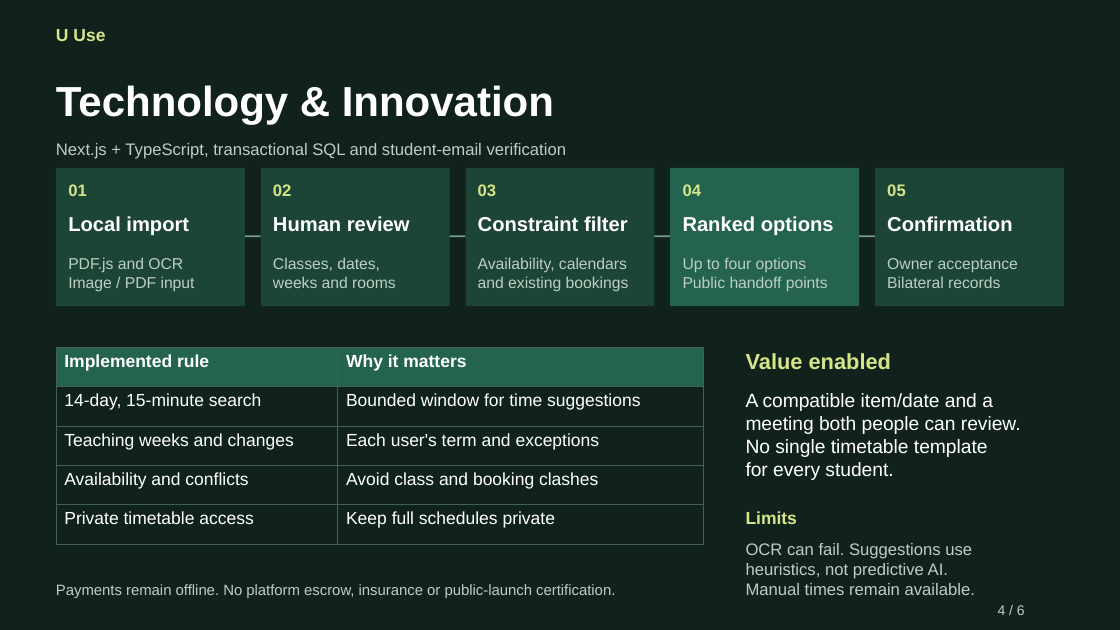
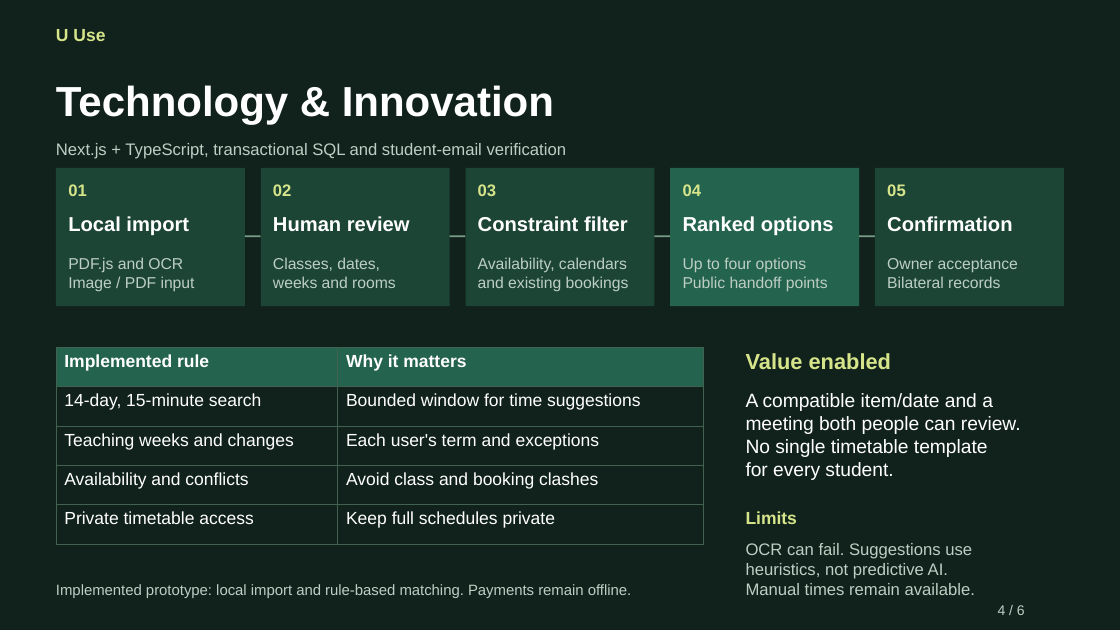
Before and after one commit to Rita020903/U-Use, a slide deck: slide 4 of A1_Current/UUse_A1_6_Slides.pptx. Drawn at 1120x630 pixels with LibreOffice and Linux fonts; fonts in the diff are those of the drawing. Boxes give left, top, right and bottom in pixels: in the first picture for what was removed or moved away, otherwise in the second. Text is boxed around its words. In the diff, an @@ line names an element or a change of style, - is before the commit and + after.

```diff
--- a/A1_Current/UUse_A1_6_Slides.pptx
+++ b/A1_Current/UUse_A1_6_Slides.pptx
@@ text at <box>56,584,631,598</box>: text changed @@
-Payments remain offline. No platform escrow, insurance or public-launch certification.
+Implemented prototype: local import and rule-based matching. Payments remain offline.
```
Also in this commit, not shown: 5 other slides changed, 7 other files.
